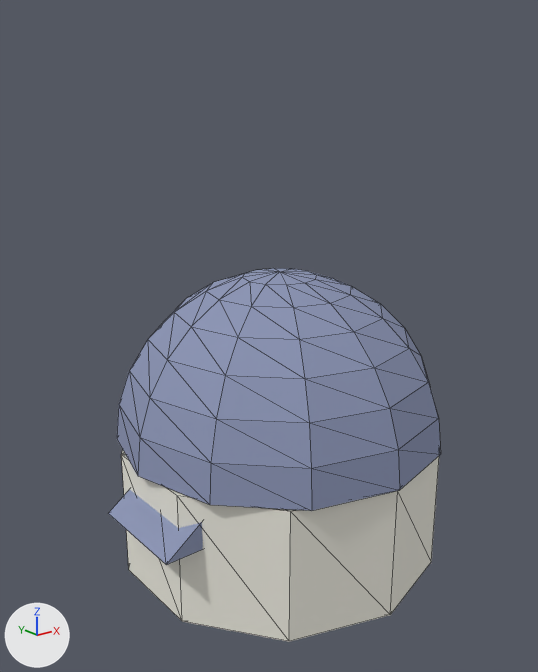
An edit to the glTF model public/assets/gltf/moonhill-observatory-01.glb, drawn before and after from the same camera.
Before and after are seen from a camera (50 mm lens) standing at (-5.87, -7.22, 5.97) and looking at (-0.11, -0.03, 3.09). The lights are fixed; the arrows at lower left show +X, +Y and +Z. The picture after the commit comes second. Mesh edges are drawn as thin lines. Where no turn or scale is listed for an object, it has been applied to the vertices. Vertices at exactly the same position are counted once.

Names of what the first picture shows: 'ObservatoryBase', 'ObservatoryDome', 'StudyRoof'.
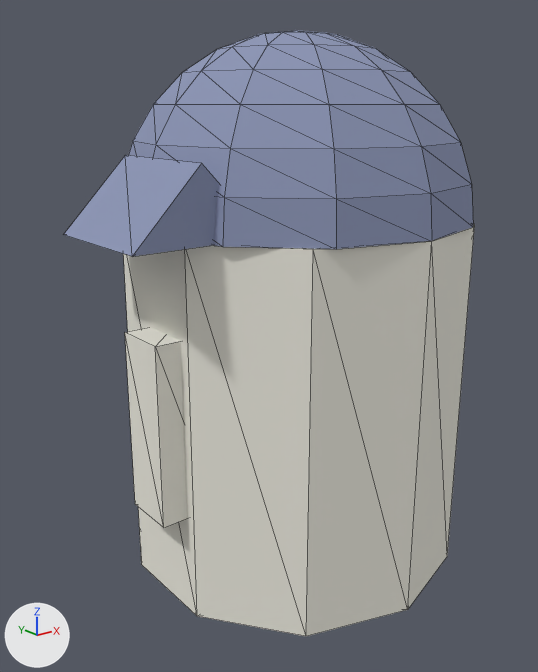
Edits to the bpy script that builds the scene:
```text
Change me_cylinder:
    used by ob_observatorybase; location = (0.09, 0.0, 0.85)
    remove me_cylinder.from_pydata(...)  # 20 vertices, 36 faces; spans x -2.04..2.04, y -2.15..2.15, z -0.85..0.85
    add me_cylinder.from_pydata(...)  # 20 vertices, 36 faces; spans x -2.09..2.09, y -2.2..2.2, z -2.29..2.29
    me_cylinder part 1: the whole mesh is scaled about its middle by (1.02, 1.02, 2.69)
Change me_studyroofmesh:
    used by ob_studyroof; location = (0.09, 0.0, 0.0)
    remove me_studyroofmesh.from_pydata(...)  # 6 vertices, 8 faces; spans x -2.36..-0.94, y -0.9..0.5, z 1.05..1.57
    add me_studyroofmesh.from_pydata(...)  # 6 vertices, 8 faces; spans x -2.86..-1.24, y -0.975..0.575, z 4.58..5.4
    me_studyroofmesh part 2
    me_studyroofmesh.vertices[0].co: (-2.36, -0.9, 1.05) -> (-2.86, -0.975, 4.58)  # pixel (166, 564) -> pixel (132, 256)
    me_studyroofmesh.vertices[1].co: (-0.94, -0.9, 1.05) -> (-1.24, -0.975, 4.58)
    me_studyroofmesh.vertices[2].co: (-0.94, 0.5, 1.05) -> (-1.24, 0.575, 4.58)
    me_studyroofmesh.vertices[3].co: (-2.36, 0.5, 1.05) -> (-2.86, 0.575, 4.58)  # pixel (108, 513) -> pixel (63, 234)
    me_studyroofmesh.vertices[4].co: (-1.65, -0.9, 1.57) -> (-2.05, -0.975, 5.4)  # not seen -> pixel (201, 163)
    me_studyroofmesh.vertices[5].co: (-1.65, 0.5, 1.57) -> (-2.05, 0.575, 5.4)  # not seen -> pixel (125, 155)
Change me_cube:
    used by ob_studywing; location = (-1.56, -0.2, 0.52)
    remove me_cube.from_pydata(...)  # 8 vertices, 12 faces; spans x -0.312..0.312, y -0.305..0.305, z -0.262..0.262
    add me_cube.from_pydata(...)  # 8 vertices, 12 faces; spans x -0.363..0.363, y -0.338..0.338, z -1.1..1.1
    me_cube part 3: the whole mesh is scaled about its middle by (1.16, 1.11, 4.19)
Change ob_observatorybase:
    ob_observatorybase.location: (0.09, 0.0, 0.85) -> (0.33, -0.01, 2.29)
Change ob_observatorydome:
    ob_observatorydome.location: (0.09, 0.0, 1.72) -> (0.33, -0.01, 4.58)
Change ob_studyroof:
    ob_studyroof.location: (0.09, 0.0, 0.0) -> (0.33, -0.01, 0.0)
Change ob_studywing:
    ob_studywing.location: (-1.56, -0.2, 0.52) -> (-1.72, -0.21, 2.38)
```

Changed parts and their boxes (x1, y1, x2, y2) in the pictures (538 x 672 px):
'ObservatoryDome', moved: before (117, 268, 441, 511); after (129, 30, 473, 249)
'ObservatoryBase', moved, rescaled: before (121, 451, 439, 642); after (123, 224, 475, 636)
'StudyRoof', reshaped, moved: before (108, 489, 203, 565); after (64, 155, 219, 256)
'StudyWing', moved, rescaled (not visible before): after (125, 327, 187, 528)
